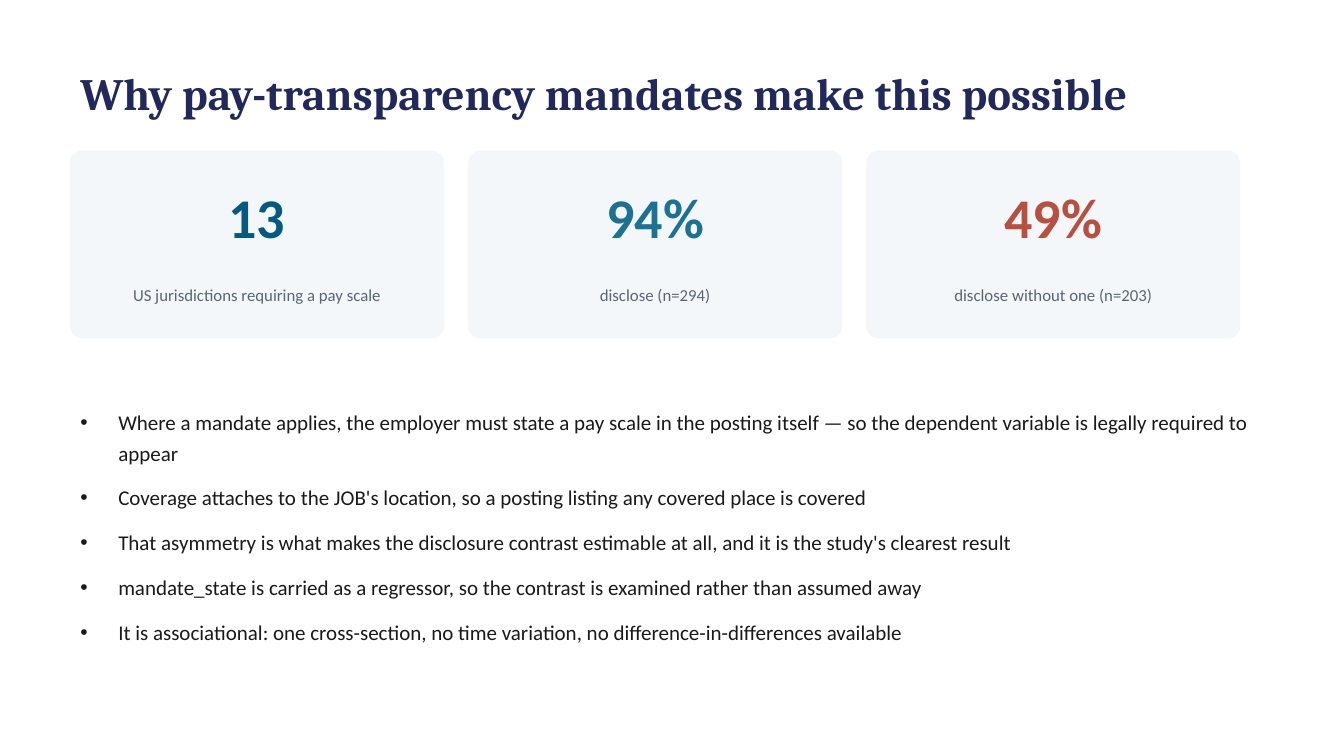
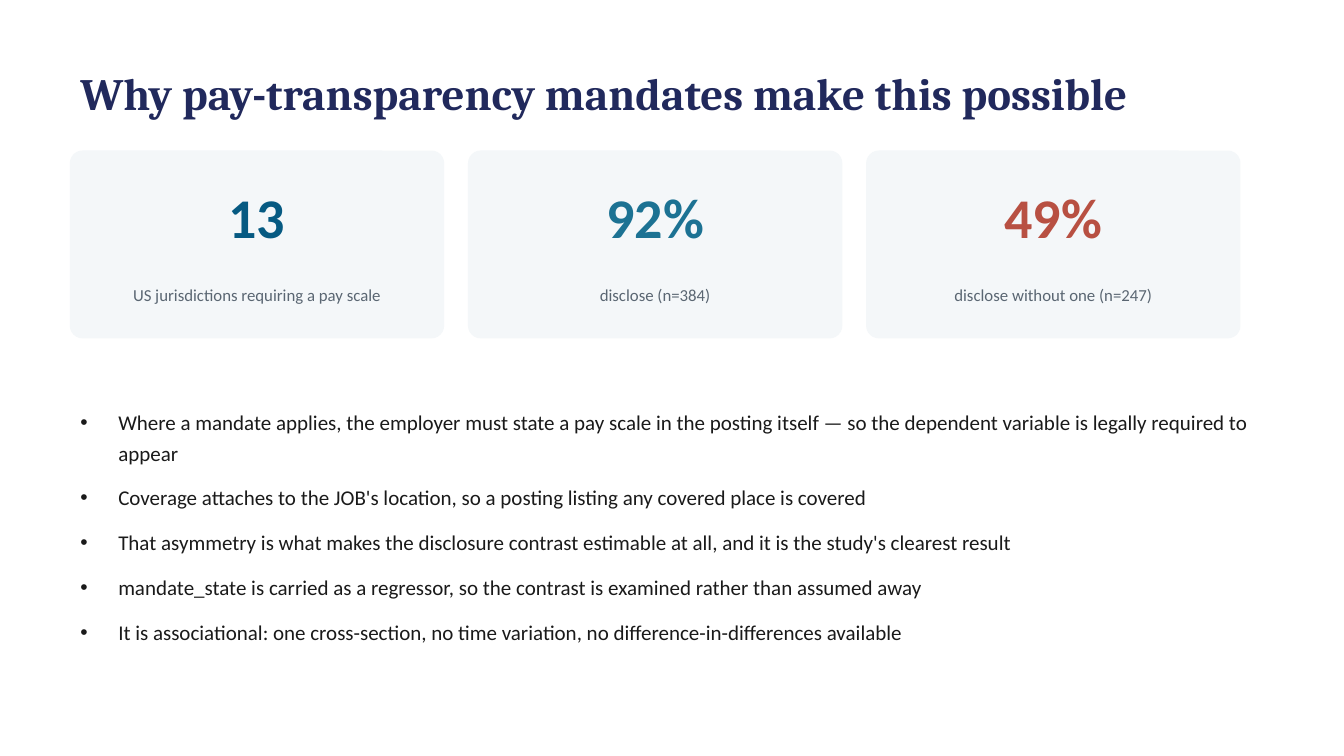
Before and after one commit to hendeal-cyber/Modern-Labor-Market-Data-Submission, a slide deck: slide 4 of paper/presentation.pptx. Drawn at 1344x756 pixels with LibreOffice and Linux fonts; fonts in the diff are those of the drawing. Boxes give left, top, right and bottom in pixels: in the first picture for what was removed or moved away, otherwise in the second. Text is boxed around its words. In the diff, an @@ line names an element or a change of style, - is before the commit and + after.

```diff
--- a/paper/presentation.pptx
+++ b/paper/presentation.pptx
@@ text at (606,199,703,239): text changed @@
-94%
+92%
@@ text at (600,289,710,303): text changed @@
-disclose (n=294)
+disclose (n=384)
@@ text at (954,289,1152,303): text changed @@
-disclose without one (n=203)
+disclose without one (n=247)
```
Also in this commit, not shown: 3 other slides changed, 24 other files.
